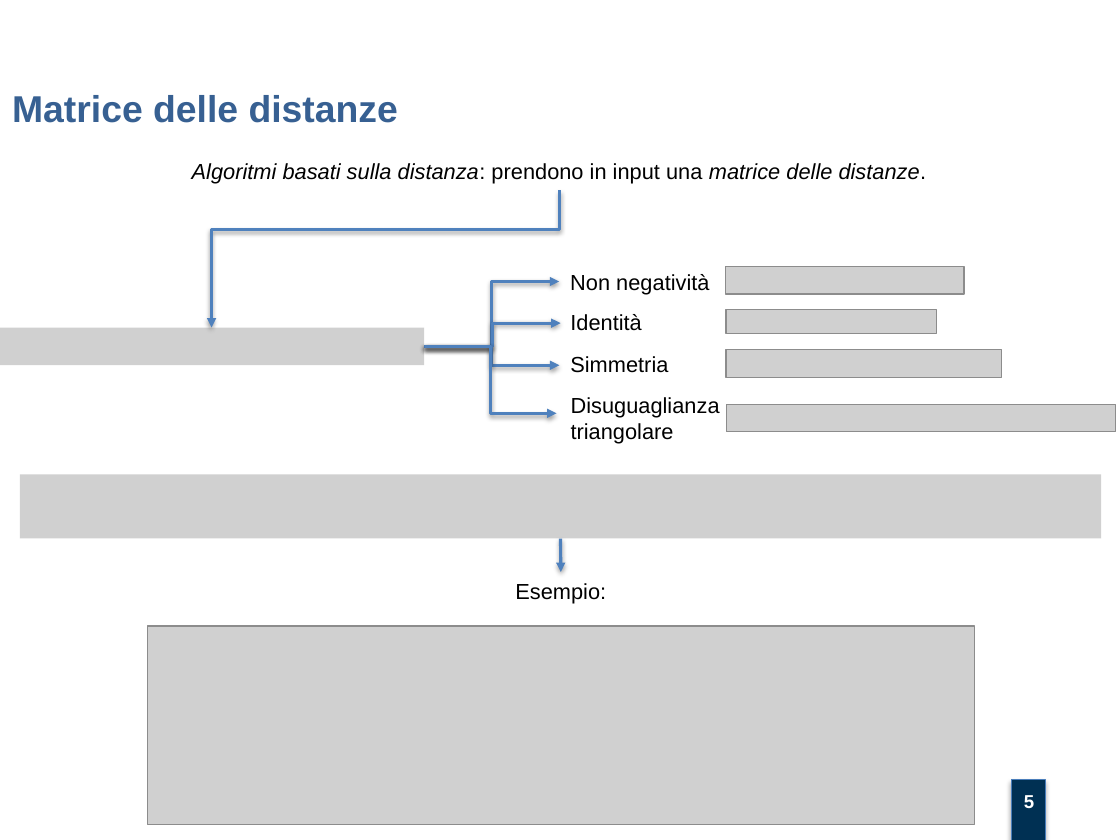
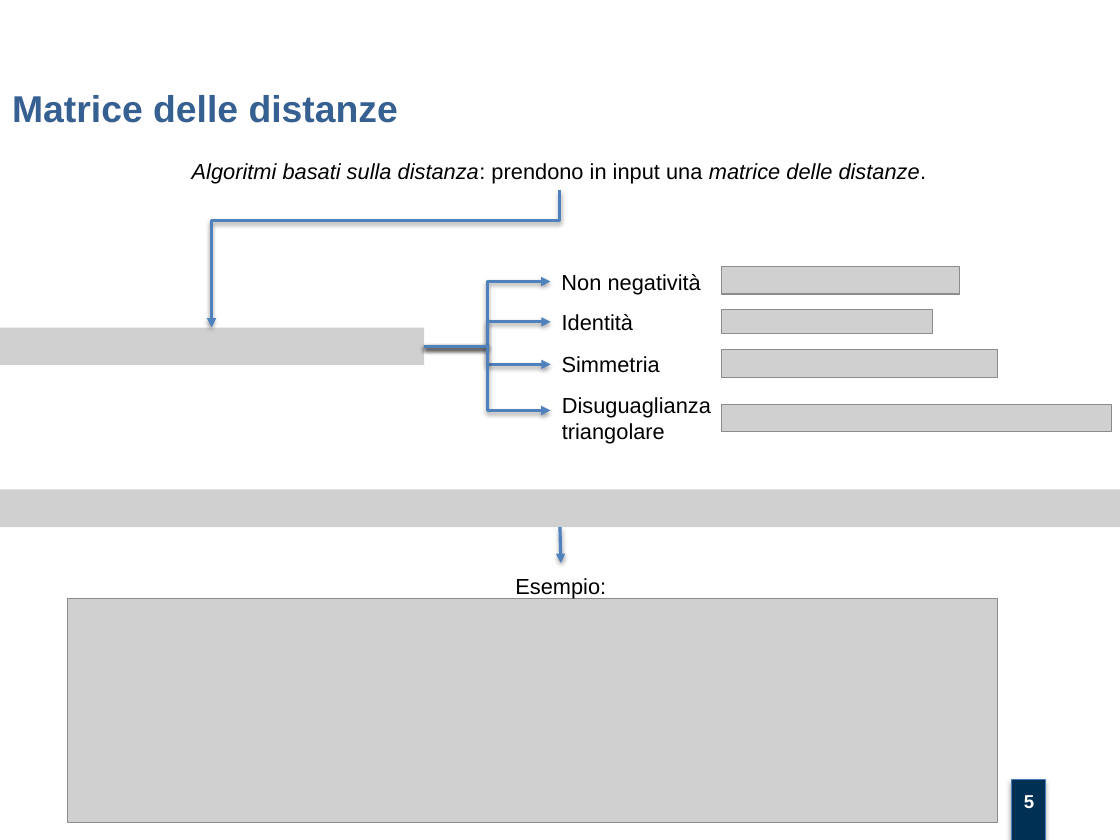
Before and after one commit to mtortoli/Thesis, a slide deck: slide 5 of Discussione Laurea/Slides v.1.0.pptx. Drawn at 1120x840 pixels with LibreOffice and Linux fonts; fonts in the diff are those of the drawing; grey boxes stand for pictures; background and template pictures are left out. Boxes give left, top, right and bottom in pixels: in the first picture for what was removed or moved away, otherwise in the second. Text is boxed around its words. In the diff, an @@ line names an element or a change of style, - is before the commit and + after.

```diff
--- a/Discussione Laurea/Slides v.1.0.pptx
+++ b/Discussione Laurea/Slides v.1.0.pptx
@@ elbow arrow (559, 190) - (212, 327): route changed @@
@@ elbow arrow moved from (424, 346) - (559, 281) to (424, 346) - (551, 281) @@
@@ elbow arrow moved from (424, 346) - (560, 324) to (424, 346) - (551, 321) @@
@@ elbow arrow moved from (424, 346) - (559, 365) to (424, 346) - (551, 364) @@
@@ elbow arrow moved from (426, 346) - (557, 413) to (426, 346) - (551, 411) @@
@@ 4 pictures: place and size @@
-4 pictures at bbox=[726, 267, 1116, 432]
+4 pictures at bbox=[721, 267, 1112, 432]
@@ 4 texts: place and size @@
-4 texts at bbox=[570, 274, 720, 444]
+4 texts at bbox=[561, 274, 711, 444]
@@ picture: place and size @@
-picture at bbox=[20, 475, 1101, 539]
+picture at bbox=[0, 489, 1120, 528]
@@ arrow moved from (560, 539) - (561, 572) to (560, 528) - (561, 563) @@
@@ text "Esempio:": place and size @@
-text "Esempio:" at bbox=[515, 583, 606, 604]
+text "Esempio:" at bbox=[515, 578, 606, 599]
@@ picture: place and size @@
-picture at bbox=[148, 626, 974, 824]
+picture at bbox=[68, 599, 998, 823]
```
Also in this commit, not shown: 11 other slides changed, 1 other file.
